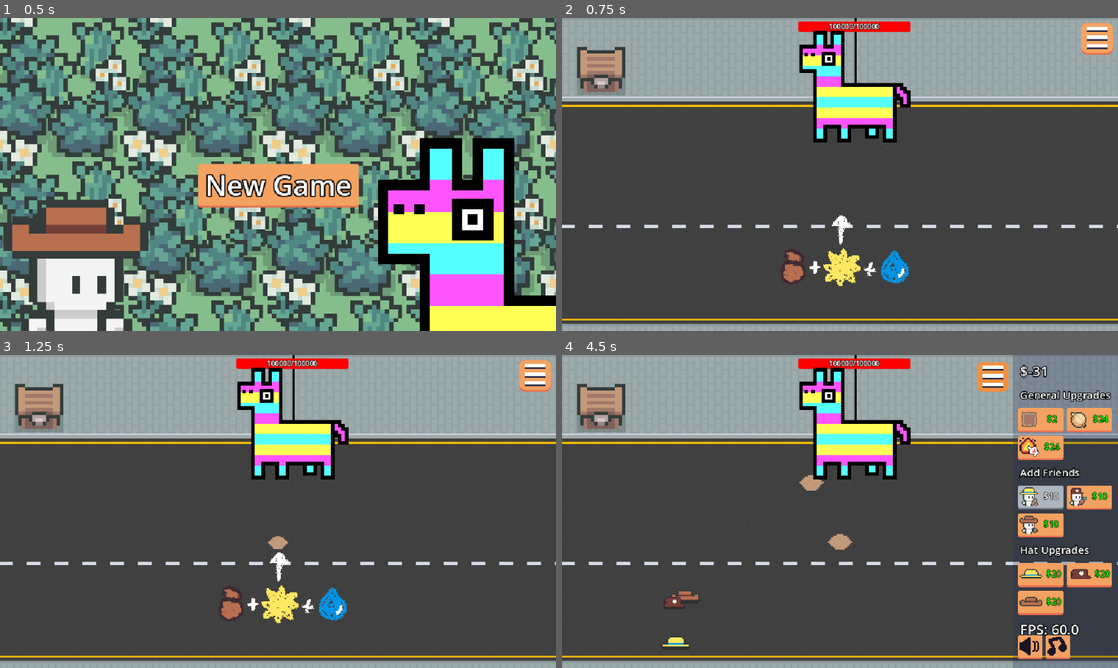
Above: before the commit, frames 1-4 (two rows, left to right).
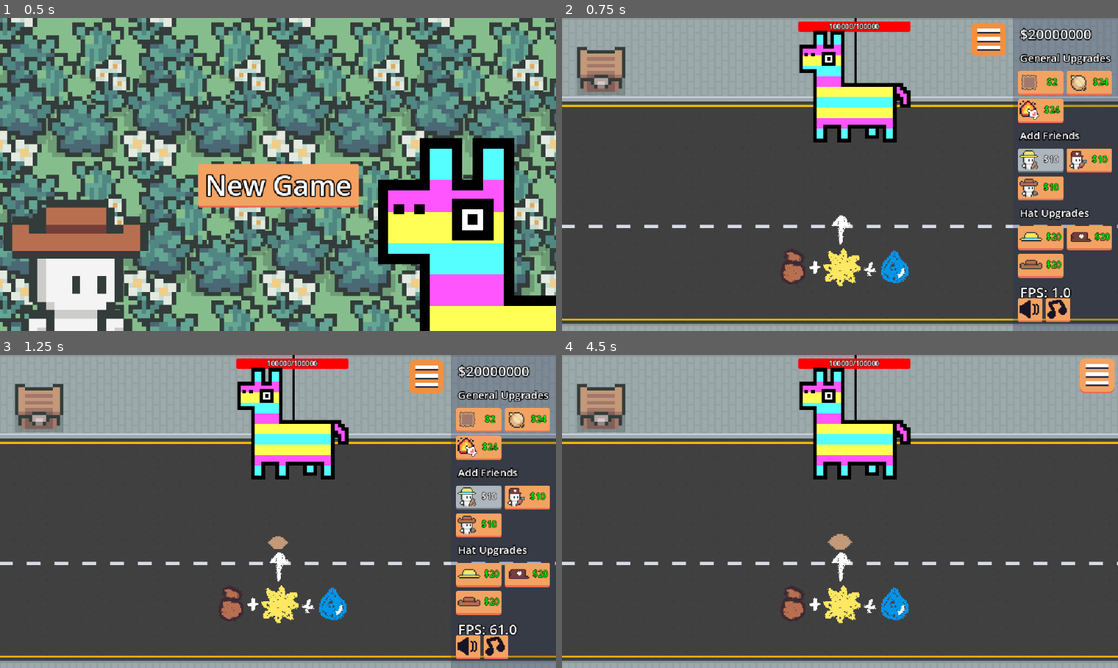
Above: after the commit, the same moments.

Repository: eric-marsh/farminata
Game: Godot game, scene res://scene/scene_switcher.tscn
Two runs of this game, one before a commit and one after it. Both use one fixed random seed, a clock stepped at 60 frames per second and the inputs below. Sound files missing from this copy of the repository are replaced by a short silence.
Inputs (mouse positions are in pixels of both pictures, inside the frame that each line leads up to; where the layout moved, square brackets give the same spot in the first picture):
- Up to frame 1 (0.5 s): no input
- Up to frame 2 (0.75 s): click "New Game" at 0.5 s
- Up to frame 3 (1.25 s): no input
- Up to frame 4 (4.5 s): click (990, 376) [1095, 376] at 1.25 s; click (1040, 420) at 2 s, where only the run before the commit has a clickable "$2"; click (1040, 574) at 2.75 s, where only the run before the commit has a clickable "$20"; click (1090, 574) at 3.5 s, where only the run before the commit has a clickable "$20"; click (1040, 602) at 4.25 s, where only the run before the commit has a clickable "$20"

Frame 1 is identical in both runs. In frame 2, 12% of the frame differs, in the area x 73-100%, y 0-100%; in frame 3, 12%; in frame 4, 13%, in the area x 18-100%, y 0-100%.
Error in both runs: Invalid access to property or key 'SWAY_RAND_DIR' on a base object of type 'Node (debug.gd)'. (res://flower.gd:8)

Commit message:
menu button animation

Diff:
--- a/scene/canvas_layer.tscn
+++ b/scene/canvas_layer.tscn
@@ -43,10 +43,10 @@
 corner_radius_top_right = 6
 corner_radius_bottom_right = 6
 corner_radius_bottom_left = 6
-expand_margin_left = 2.0
-expand_margin_top = 2.0
-expand_margin_right = 2.0
-expand_margin_bottom = 2.0
+expand_margin_left = 4.0
+expand_margin_top = 4.0
+expand_margin_right = 4.0
+expand_margin_bottom = 4.0
 anti_aliasing = false
 
 [sub_resource type="StyleBoxFlat" id="StyleBoxFlat_yq5og"]
@@ -57,10 +57,10 @@
 corner_radius_top_right = 6
 corner_radius_bottom_right = 6
 corner_radius_bottom_left = 6
-expand_margin_left = 2.0
-expand_margin_top = 2.0
-expand_margin_right = 2.0
-expand_margin_bottom = 2.0
+expand_margin_left = 4.0
+expand_margin_top = 4.0
+expand_margin_right = 4.0
+expand_margin_bottom = 4.0
 anti_aliasing = false
 
 [sub_resource type="Theme" id="Theme_fqykr"]
@@ -82,6 +82,67 @@
 HBoxContainer/constants/separation = 4
 VBoxContainer/constants/separation = 6
 
+[sub_resource type="Animation" id="Animation_fqykr"]
+resource_name = "purchase_available"
+length = 0.9
+tracks/0/type = "value"
+tracks/0/imported = false
+tracks/0/enabled = false
+tracks/0/path = NodePath(".:rotation")
+tracks/0/interp = 1
+tracks/0/loop_wrap = true
+tracks/0/keys = {
+"times": PackedFloat32Array(0, 0.3, 0.6, 0.9),
+"transitions": PackedFloat32Array(1, 1, 1, 1),
+"update": 0,
+"values": [0.0, -0.174533, 0.174533, 0.0]
+}
+tracks/1/type = "value"
+tracks/1/imported = false
+tracks/1/enabled = true
+tracks/1/path = NodePath(".:scale")
+tracks/1/interp = 1
+tracks/1/loop_wrap = true
+tracks/1/keys = {
+"times": PackedFloat32Array(0, 0.45, 0.9),
+"transitions": PackedFloat32Array(1, 1, 1),
+"update": 0,
+"values": [Vector2(1, 1), Vector2(1.2, 1.2), Vector2(1, 1)]
+}
+
+[sub_resource type="Animation" id="Animation_7qnmm"]
+length = 0.001
+tracks/0/type = "value"
+tracks/0/imported = false
+tracks/0/enabled = true
+tracks/0/path = NodePath(".:rotation")
+tracks/0/interp = 1
+tracks/0/loop_wrap = true
+tracks/0/keys = {
+"times": PackedFloat32Array(0),
+"transitions": PackedFloat32Array(1),
+"update": 0,
+"values": [0.0]
+}
+tracks/1/type = "value"
+tracks/1/imported = false
+tracks/1/enabled = true
+tracks/1/path = NodePath(".:scale")
+tracks/1/interp = 1
+tracks/1/loop_wrap = true
+tracks/1/keys = {
+"times": PackedFloat32Array(0),
+"transitions": PackedFloat32Array(1),
+"update": 0,
+"values": [Vector2(1, 1)]
+}
+
+[sub_resource type="AnimationLibrary" id="AnimationLibrary_jstr3"]
+_data = {
+&"RESET": SubResource("Animation_7qnmm"),
+&"purchase_available": SubResource("Animation_fqykr")
+}
+
 [sub_resource type="StyleBoxFlat" id="StyleBoxFlat_cvoi6"]
 bg_color = Color(0.113725, 0.168627, 0.32549, 0.25098)
 expand_margin_left = 8.0
@@ -106,11 +167,19 @@
 [node name="HBoxContainer" type="HBoxContainer" parent="MarginContainer"]
 layout_mode = 2
 size_flags_horizontal = 8
-theme_override_constants/separation = 15
-
-[node name="MenuButton" type="Button" parent="MarginContainer/HBoxContainer"]
+theme_override_constants/separation = 20
+
+[node name="Control" type="Control" parent="MarginContainer/HBoxContainer"]
 custom_minimum_size = Vector2(32, 32)
 layout_mode = 2
+size_flags_vertical = 0
+
+[node name="MenuButton" type="Button" parent="MarginContainer/HBoxContainer/Control"]
+custom_minimum_size = Vector2(32, 32)
+layout_mode = 2
+offset_right = 32.0
+offset_bottom = 32.0
+pivot_offset = Vector2(16, 16)
 size_flags_horizontal = 8
 size_flags_vertical = 0
 theme = SubResource("Theme_fqykr")
@@ -119,6 +188,12 @@
 icon_alignment = 1
 expand_icon = true
 
+[node name="AnimationPlayer" type="AnimationPlayer" parent="MarginContainer/HBoxContainer/Control/MenuButton"]
+libraries = {
+&"": SubResource("AnimationLibrary_jstr3")
+}
+speed_scale = 2.0
+
 [node name="Menu" type="MarginContainer" parent="MarginContainer/HBoxContainer"]
 layout_mode = 2
 size_flags_horizontal = 8
@@ -346,7 +421,7 @@
 icon = ExtResource("15_espfs")
 expand_icon = true
 
-[connection signal="pressed" from="MarginContainer/HBoxContainer/MenuButton" to="." method="_on_menu_button_pressed"]
+[connection signal="pressed" from="MarginContainer/HBoxContainer/Control/MenuButton" to="." method="_on_menu_button_pressed"]
 [connection signal="pressed" from="MarginContainer/HBoxContainer/Menu/HBoxContainer/VBoxContainer/FarmUpgrades/VBoxContainer/HBoxContainer/PlotButton" to="." method="_on_plot_button_pressed"]
 [connection signal="pressed" from="MarginContainer/HBoxContainer/Menu/HBoxContainer/VBoxContainer/FarmUpgrades/VBoxContainer/HBoxContainer/OnionButton" to="." method="_on_onion_button_pressed"]
 [connection signal="pressed" from="MarginContainer/HBoxContainer/Menu/HBoxContainer/VBoxContainer/FarmUpgrades/VBoxContainer/HBoxContainer/TurnipButton" to="." method="_on_turnip_button_pressed"]
--- a/script/canvas_layer.gd
+++ b/script/canvas_layer.gd
@@ -28,12 +28,13 @@
 @onready var mute_music: Button = $MarginContainer/HBoxContainer/Menu/SoundButtons/MuteMusic
 
 @onready var menu: MarginContainer = $MarginContainer/HBoxContainer/Menu
-@onready var menu_button: Button = $MarginContainer/HBoxContainer/MenuButton
+@onready var menu_button: Button = $MarginContainer/HBoxContainer/Control/MenuButton
 
 
 
 func _ready() -> void:
-	menu.visible = false
+	menu.visible = true
+	menu_button.button_pressed = true
 	update_money_counter()
 	fps.visible = Debug.SHOW_FPS
 	all_purchase_buttons = [
@@ -140,6 +141,8 @@
 		electric_attack_button.visible = false
 
 	if is_purchase_available():
+		if menu_button.get_theme_stylebox("normal").bg_color != Color.html("#7CB518"):
+			animation_player.play("purchase_available")
 		menu_button.get_theme_stylebox("normal").bg_color = Color.html("#7CB518")
 		menu_button.get_theme_stylebox("normal").border_color = Color.html("#5C8001")
 		menu_button.get_theme_stylebox("pressed").bg_color = Color.html("#7CB518")
@@ -147,6 +150,9 @@
 		menu_button.get_theme_stylebox("normal").bg_color = Color.html("#f4a261")
 		menu_button.get_theme_stylebox("normal").border_color = Color.html("#e76f51")
 		menu_button.get_theme_stylebox("pressed").bg_color = Color.html("#f4a261")
+
+
+@onready var animation_player: AnimationPlayer = $MarginContainer/HBoxContainer/Control/MenuButton/AnimationPlayer
 
 
 
Binary file changed: img/ui/menu_icon.png
Not shown: 1 places in scene/canvas_layer.tscn that only renumber resources
